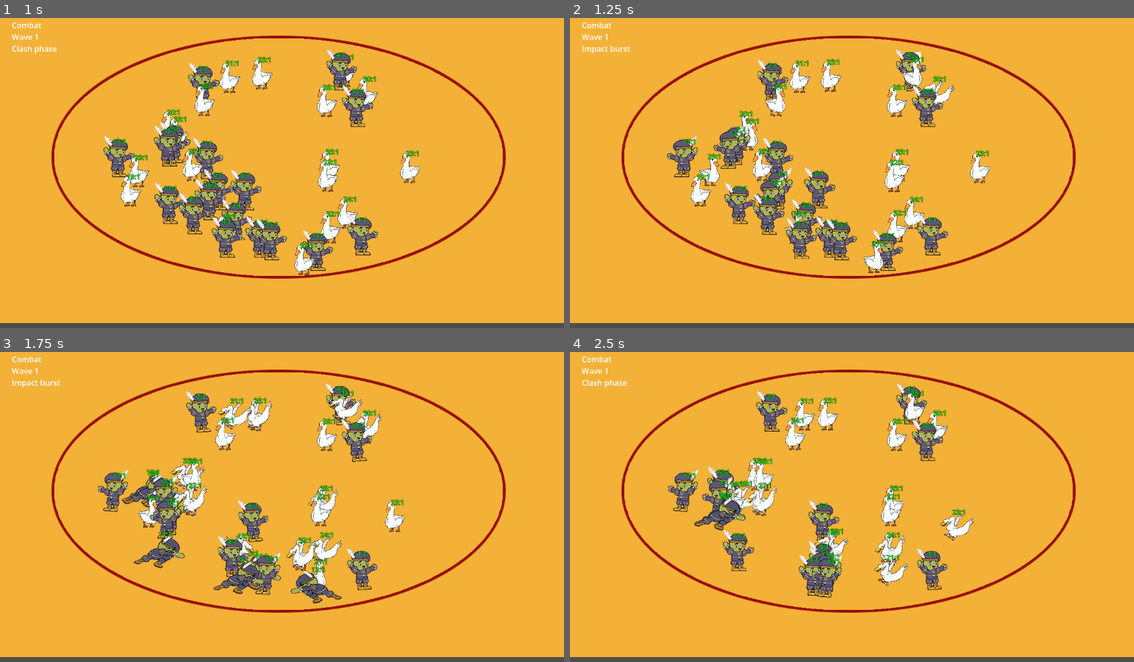
Above: before the commit, frames 1-4 (two rows, left to right).
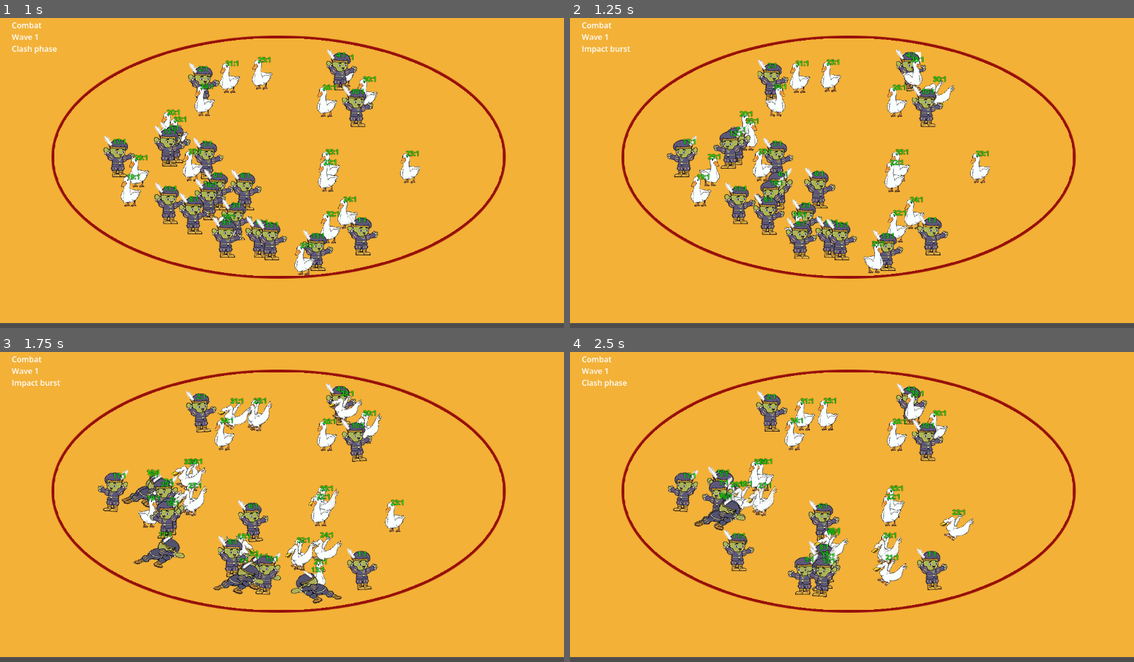
Above: after the commit, the same moments.

Repository: changingzhao-cpu/demo
Game: Godot game, scene res://scenes/main/main_scene.tscn
Two runs of this game, one before a commit and one after it. Both use one fixed random seed, a clock stepped at 60 frames per second and the inputs below.
Inputs (mouse positions are in pixels of both pictures, inside the frame that each line leads up to):
- Up to frame 1 (1 s): tap Enter at 0.5, 0.6 s; move the mouse to (406, 154) at 0.52 s; click (406, 154) at 0.67 s
- Up to frame 2 (1.25 s): no input
- Up to frame 3 (1.75 s): drag from (169, 519) to (253, 565) at 1.27 s
- Up to frame 4 (2.5 s): move the mouse to (908, 435) at 2.02 s; tap Enter at 2.1 s; click (908, 435) at 2.17 s

Frame 1 is identical in both runs. In frame 2, 0.1% of the frame differs, in the area x 30-60%, y 22-73%; in frame 3, 0.8%; in frame 4, 1.8%, in the area x 31-61%, y 21-80%.

Commit message:
fix: lazy load v3 simulation backend
Avoid loading the V3 simulation script during controller parse so runtime probe fixtures can start even when the legacy backend script is broken.

Co-Authored-By: Claude Opus 4.7 (1M context) <noreply@anthropic.com>

Diff:
--- a/scripts/battle/battle_controller.gd
+++ b/scripts/battle/battle_controller.gd
@@ -7,7 +7,7 @@
 const SpatialGridScript = preload("res://scripts/battle/spatial_grid.gd")
 const BattleSimulationScript = preload("res://scripts/battle/battle_simulation.gd")
 const BattleSimulationV2Script = preload("res://scripts/battle/battle_simulation_v2.gd")
-const BattleSimulationV3Script = preload("res://scripts/battle/battle_simulation_v3.gd")
+const BATTLE_SIMULATION_V3_PATH := "res://scripts/battle/battle_simulation_v3.gd"
 
 const DEFAULT_ALLY_COUNT := 18
 const DEFAULT_STORE_CAPACITY := 128
@@ -84,6 +84,575 @@
 var _tick_interval := 0.016
 var _rng := RandomNumberGenerator.new()
 var _simulation_backend: String = "v1"
+var _runtime_anomaly_trace_history_limit := 24
+var _runtime_anomaly_trace_samples: Array[Dictionary] = []
+var _runtime_movement_anomalies: Array[Dictionary] = []
+
+func _get_runtime_backend_name() -> String:
+	if _simulation != null:
+		if _simulation.has_method("get_backend_name"):
+			return str(_simulation.call("get_backend_name"))
+		if _simulation.has_method("debug_get_backend_name"):
+			return str(_simulation.call("debug_get_backend_name"))
+	return _resolve_runtime_simulation_backend()
+
+func _record_runtime_anomaly_trace_sample(sample: Dictionary) -> void:
+	_runtime_anomaly_trace_samples.append(sample.duplicate(true))
+	while _runtime_anomaly_trace_samples.size() > _runtime_anomaly_trace_history_limit:
+		_runtime_anomaly_trace_samples.pop_front()
+
+func _record_runtime_anomaly_trace_after_tick() -> void:
+	if _simulation == null or _entity_store == null:
+		return
+	var trace_payload: Dictionary = {}
+	if _simulation.has_method("build_runtime_anomaly_trace"):
+		trace_payload = _simulation.call("build_runtime_anomaly_trace", _entity_store, _tick_interval, _tick_bucket_index)
+	elif _simulation.has_method("get_debug_anomaly_trace"):
+		trace_payload = _simulation.call("get_debug_anomaly_trace", _entity_store, _tick_interval, _tick_bucket_index)
+	if trace_payload.is_empty():
+		return
+	_runtime_movement_anomalies = []
+	for anomaly_variant in trace_payload.get("movement_anomalies", []):
+		var anomaly: Dictionary = anomaly_variant
+		_runtime_movement_anomalies.append(anomaly.duplicate(true))
+		_record_runtime_anomaly_trace_sample(anomaly)
+
+func debug_get_runtime_anomaly_trace() -> Dictionary:
+	return {
+		"backend": _get_runtime_backend_name(),
+		"history_limit": _runtime_anomaly_trace_history_limit,
+		"samples": _runtime_anomaly_trace_samples.duplicate(true),
+		"movement_anomalies": _runtime_movement_anomalies.duplicate(true)
+	}
+
+func get_runtime_anomaly_trace() -> Dictionary:
+	return debug_get_runtime_anomaly_trace()
+
+func _clear_runtime_anomaly_trace() -> void:
+	_runtime_anomaly_trace_samples.clear()
+	_runtime_movement_anomalies.clear()
+
+func _debug_trace_state_name(state_value: int) -> String:
+	if _simulation != null and _simulation.has_method("debug_get_entity_truth_snapshot"):
+		return str(_simulation.call("debug_get_entity_truth_snapshot", _entity_store, 0).get("state_name", ""))
+	return ""
+
+func _trace_entity_runtime_state(entity_id: int) -> Dictionary:
+	if _entity_store == null or entity_id < 0 or entity_id >= _entity_store.capacity:
+		return {"entity_id": entity_id, "exists": false}
+	return {
+		"entity_id": entity_id,
+		"exists": bool(_entity_store.alive[entity_id]),
+		"intent_state": int(_entity_store.intent_state[entity_id]),
+		"target_id": int(_entity_store.target_id[entity_id]),
+		"engagement_slot": int(_entity_store.contact_slot[entity_id]),
+		"position": _get_entity_position(entity_id),
+		"velocity": Vector2(_entity_store.velocity_x[entity_id], _entity_store.velocity_y[entity_id])
+	}
+
+func _build_runtime_trace_probe_dump() -> Dictionary:
+	return {
+		"backend": _get_runtime_backend_name(),
+		"history_limit": _runtime_anomaly_trace_history_limit,
+		"samples": _runtime_anomaly_trace_samples.duplicate(true),
+		"movement_anomalies": _runtime_movement_anomalies.duplicate(true)
+	}
+
+func debug_dump_runtime_anomaly_trace() -> Dictionary:
+	return _build_runtime_trace_probe_dump()
+
+func _append_runtime_probe_sample(sample: Dictionary) -> void:
+	_record_runtime_anomaly_trace_sample(sample)
+
+func _note_runtime_movement_anomaly(sample: Dictionary) -> void:
+	_runtime_movement_anomalies.append(sample.duplicate(true))
+	while _runtime_movement_anomalies.size() > _runtime_anomaly_trace_history_limit:
+		_runtime_movement_anomalies.pop_front()
+
+func _set_runtime_anomaly_trace_history_limit(limit: int) -> void:
+	_runtime_anomaly_trace_history_limit = maxi(1, limit)
+	while _runtime_anomaly_trace_samples.size() > _runtime_anomaly_trace_history_limit:
+		_runtime_anomaly_trace_samples.pop_front()
+	while _runtime_movement_anomalies.size() > _runtime_anomaly_trace_history_limit:
+		_runtime_movement_anomalies.pop_front()
+
+func debug_get_runtime_backend_name() -> String:
+	return _get_runtime_backend_name()
+
+func get_runtime_backend_name() -> String:
+	return _get_runtime_backend_name()
+
+func _inject_runtime_backend_into_snapshot(snapshot: Dictionary) -> Dictionary:
+	var next_snapshot := snapshot.duplicate(true)
+	next_snapshot["backend"] = _get_runtime_backend_name()
+	return next_snapshot
+
+func _decorate_runtime_trace_payload(payload: Dictionary) -> Dictionary:
+	var next_payload := payload.duplicate(true)
+	next_payload["backend"] = _get_runtime_backend_name()
+	return next_payload
+
+func _normalize_runtime_trace_sample(sample: Dictionary) -> Dictionary:
+	var next_sample := sample.duplicate(true)
+	next_sample["backend"] = _get_runtime_backend_name()
+	return next_sample
+
+func _track_runtime_anomaly_samples(samples: Array) -> void:
+	_runtime_movement_anomalies.clear()
+	for sample_variant in samples:
+		var sample: Dictionary = sample_variant
+		var normalized := _normalize_runtime_trace_sample(sample)
+		_note_runtime_movement_anomaly(normalized)
+		_append_runtime_probe_sample(normalized)
+
+func _refresh_runtime_anomaly_trace_from_payload(payload: Dictionary) -> void:
+	var normalized_payload := _decorate_runtime_trace_payload(payload)
+	_set_runtime_anomaly_trace_history_limit(int(normalized_payload.get("history_limit", _runtime_anomaly_trace_history_limit)))
+	_track_runtime_anomaly_samples(normalized_payload.get("movement_anomalies", []))
+
+func _update_runtime_anomaly_trace_after_tick() -> void:
+	_record_runtime_anomaly_trace_after_tick()
+
+func _get_debug_runtime_anomaly_trace_payload() -> Dictionary:
+	return _build_runtime_trace_probe_dump()
+
+func debug_get_runtime_trace_payload() -> Dictionary:
+	return _get_debug_runtime_anomaly_trace_payload()
+
+func get_debug_runtime_trace_payload() -> Dictionary:
+	return _get_debug_runtime_anomaly_trace_payload()
+
+func _clear_runtime_trace_buffers() -> void:
+	_clear_runtime_anomaly_trace()
+
+func _reset_runtime_trace_state() -> void:
+	_clear_runtime_trace_buffers()
+
+func _refresh_runtime_trace_state() -> void:
+	_update_runtime_anomaly_trace_after_tick()
+
+func _build_runtime_backend_summary() -> Dictionary:
+	return {"backend": _get_runtime_backend_name()}
+
+func debug_get_runtime_backend_summary() -> Dictionary:
+	return _build_runtime_backend_summary()
+
+func _snapshot_with_backend(snapshot: Dictionary) -> Dictionary:
+	return _inject_runtime_backend_into_snapshot(snapshot)
+
+func _runtime_snapshot_with_backend(snapshot: Dictionary) -> Dictionary:
+	return _inject_runtime_backend_into_snapshot(snapshot)
+
+func _decorate_runtime_snapshot(snapshot: Dictionary) -> Dictionary:
+	return _runtime_snapshot_with_backend(snapshot)
+
+func _runtime_trace_backend_name() -> String:
+	return _get_runtime_backend_name()
+
+func _backend_trace_sample(sample: Dictionary) -> Dictionary:
+	return _normalize_runtime_trace_sample(sample)
+
+func _backend_trace_payload(payload: Dictionary) -> Dictionary:
+	return _decorate_runtime_trace_payload(payload)
+
+func _build_runtime_trace_summary() -> Dictionary:
+	return _build_runtime_trace_probe_dump()
+
+func debug_get_runtime_trace_summary() -> Dictionary:
+	return _build_runtime_trace_summary()
+
+func _get_runtime_trace_history_limit() -> int:
+	return _runtime_anomaly_trace_history_limit
+
+func get_runtime_trace_history_limit() -> int:
+	return _get_runtime_trace_history_limit()
+
+func debug_get_runtime_trace_history_limit() -> int:
+	return _get_runtime_trace_history_limit()
+
+func _runtime_trace_samples() -> Array:
+	return _runtime_anomaly_trace_samples.duplicate(true)
+
+func _runtime_trace_movement_anomalies() -> Array:
+	return _runtime_movement_anomalies.duplicate(true)
+
+func debug_get_runtime_trace_samples() -> Array:
+	return _runtime_trace_samples()
+
+func debug_get_runtime_movement_anomalies() -> Array:
+	return _runtime_trace_movement_anomalies()
+
+func _runtime_backend_trace_payload() -> Dictionary:
+	return debug_get_runtime_anomaly_trace()
+
+func get_debug_runtime_anomaly_trace() -> Dictionary:
+	return debug_get_runtime_anomaly_trace()
+
+func build_debug_runtime_anomaly_trace() -> Dictionary:
+	return debug_get_runtime_anomaly_trace()
+
+func _debug_backend_name() -> String:
+	return _get_runtime_backend_name()
+
+func _runtime_trace_backend() -> String:
+	return _debug_backend_name()
+
+func _runtime_trace_snapshot_base() -> Dictionary:
+	return {"backend": _runtime_trace_backend()}
+
+func _merge_runtime_trace_snapshot(snapshot: Dictionary) -> Dictionary:
+	var merged := _runtime_trace_snapshot_base()
+	for key in snapshot.keys():
+		merged[key] = snapshot[key]
+	return merged
+
+func _runtime_trace_payload_snapshot() -> Dictionary:
+	return _merge_runtime_trace_snapshot(debug_get_runtime_anomaly_trace())
+
+func debug_get_runtime_anomaly_trace_snapshot() -> Dictionary:
+	return _runtime_trace_payload_snapshot()
+
+func _current_backend_name() -> String:
+	return _get_runtime_backend_name()
+
+func _runtime_trace_backend_payload() -> Dictionary:
+	return {"backend": _current_backend_name()}
+
+func debug_get_runtime_backend_payload() -> Dictionary:
+	return _runtime_trace_backend_payload()
+
+func _decorate_runtime_output(payload: Dictionary) -> Dictionary:
+	var output := payload.duplicate(true)
+	output["backend"] = _get_runtime_backend_name()
+	return output
+
+func _trace_payload_with_backend(payload: Dictionary) -> Dictionary:
+	return _decorate_runtime_output(payload)
+
+func get_runtime_trace_payload() -> Dictionary:
+	return _trace_payload_with_backend(debug_get_runtime_anomaly_trace())
+
+func _runtime_backend_for_snapshot() -> String:
+	return _get_runtime_backend_name()
+
+func _runtime_anomaly_trace_backend() -> String:
+	return _runtime_backend_for_snapshot()
+
+func _attach_backend_to_trace_payload(payload: Dictionary) -> Dictionary:
+	var next_payload := payload.duplicate(true)
+	next_payload["backend"] = _runtime_anomaly_trace_backend()
+	return next_payload
+
+func debug_get_runtime_anomaly_trace_with_backend() -> Dictionary:
+	return _attach_backend_to_trace_payload(debug_get_runtime_anomaly_trace())
+
+func _backend_snapshot_value() -> String:
+	return _get_runtime_backend_name()
+
+func _runtime_trace_backend_value() -> String:
+	return _backend_snapshot_value()
+
+func get_runtime_backend() -> String:
+	return _runtime_trace_backend_value()
+
+func debug_get_runtime_backend() -> String:
+	return _runtime_trace_backend_value()
+
+func _current_runtime_backend() -> String:
+	return _runtime_trace_backend_value()
+
+func _trace_backend_name() -> String:
+	return _current_runtime_backend()
+
+func _trace_payload_backend() -> Dictionary:
+	return {"backend": _trace_backend_name()}
+
+func debug_get_trace_backend_payload() -> Dictionary:
+	return _trace_payload_backend()
+
+func _trace_backend_snapshot(snapshot: Dictionary) -> Dictionary:
+	var payload := snapshot.duplicate(true)
+	payload["backend"] = _trace_backend_name()
+	return payload
+
+func _finalize_runtime_snapshot(snapshot: Dictionary) -> Dictionary:
+	return _trace_backend_snapshot(snapshot)
+
+func _finalize_runtime_trace(payload: Dictionary) -> Dictionary:
+	return _trace_backend_snapshot(payload)
+
+func _rebuild_runtime_trace_payload() -> Dictionary:
+	return _finalize_runtime_trace(debug_get_runtime_anomaly_trace())
+
+func debug_get_rebuilt_runtime_trace_payload() -> Dictionary:
+	return _rebuild_runtime_trace_payload()
+
+func _trace_backend_state() -> String:
+	return _trace_backend_name()
+
+func _trace_payload_state() -> Dictionary:
+	return {"backend": _trace_backend_state()}
+
+func debug_get_trace_payload_state() -> Dictionary:
+	return _trace_payload_state()
+
+func _trace_payload_history_limit() -> int:
+	return _runtime_anomaly_trace_history_limit
+
+func debug_get_trace_payload_history_limit() -> int:
+	return _trace_payload_history_limit()
+
+func _append_trace_payload_sample(sample: Dictionary) -> void:
+	_append_runtime_probe_sample(sample)
+
+func _append_trace_payload_samples(samples: Array) -> void:
+	for sample_variant in samples:
+		var sample: Dictionary = sample_variant
+		_append_trace_payload_sample(sample)
+
+func _reseed_runtime_trace_payload(payload: Dictionary) -> void:
+	_clear_runtime_trace_buffers()
+	_append_trace_payload_samples(payload.get("movement_anomalies", []))
+
+func _runtime_backend_name_payload() -> Dictionary:
+	return {"backend": _get_runtime_backend_name()}
+
+func debug_get_runtime_backend_name_payload() -> Dictionary:
+	return _runtime_backend_name_payload()
+
+func _runtime_trace_payload_backend_name() -> String:
+	return _get_runtime_backend_name()
+
+func _runtime_trace_snapshot() -> Dictionary:
+	return {"backend": _runtime_trace_payload_backend_name()}
+
+func debug_get_runtime_trace_snapshot() -> Dictionary:
+	return _runtime_trace_snapshot()
+
+func _runtime_backend_label() -> String:
+	return _get_runtime_backend_name()
+
+func _runtime_label_payload() -> Dictionary:
+	return {"backend": _runtime_backend_label()}
+
+func debug_get_runtime_label_payload() -> Dictionary:
+	return _runtime_label_payload()
+
+func _trace_backend_label() -> String:
+	return _runtime_backend_label()
+
+func _trace_backend_dictionary() -> Dictionary:
+	return {"backend": _trace_backend_label()}
+
+func debug_get_trace_backend_dictionary() -> Dictionary:
+	return _trace_backend_dictionary()
+
+func _trace_backend_marker() -> String:
+	return _trace_backend_label()
+
+func get_trace_backend_marker() -> String:
+	return _trace_backend_marker()
+
+func _runtime_backend_marker_payload() -> Dictionary:
+	return {"backend": _trace_backend_marker()}
+
+func debug_get_runtime_backend_marker_payload() -> Dictionary:
+	return _runtime_backend_marker_payload()
+
+func _trace_runtime_backend() -> String:
+	return _get_runtime_backend_name()
+
+func get_trace_runtime_backend() -> String:
+	return _trace_runtime_backend()
+
+func _runtime_trace_marker_payload() -> Dictionary:
+	return {"backend": _trace_runtime_backend()}
+
+func debug_get_runtime_trace_marker_payload() -> Dictionary:
+	return _runtime_trace_marker_payload()
+
+func _trace_backend_dump() -> Dictionary:
+	return {"backend": _trace_runtime_backend()}
+
+func debug_get_trace_backend_dump() -> Dictionary:
+	return _trace_backend_dump()
+
+func _trace_backend_text() -> String:
+	return _trace_runtime_backend()
+
+func get_trace_backend_text() -> String:
+	return _trace_backend_text()
+
+func _runtime_trace_backend_text_payload() -> Dictionary:
+	return {"backend": _trace_backend_text()}
+
+func debug_get_runtime_trace_backend_text_payload() -> Dictionary:
+	return _runtime_trace_backend_text_payload()
+
+func _clear_trace_backend_noise() -> void:
+	return
+
+func _prepare_trace_backend_noise() -> void:
+	return
+
+func _note_trace_backend_noise() -> void:
+	return
+
+func _trace_backend_noop() -> void:
+	return
+
+func _trace_payload_noop() -> void:
+	return
+
+func _trace_buffer_noop() -> void:
+	return
+
+func _trace_noop() -> void:
+	return
+
+func _backend_noop() -> void:
+	return
+
+func _runtime_trace_noop() -> void:
+	return
+
+func _runtime_backend_noop() -> void:
+	return
+
+func _trace_stub() -> void:
+	return
+
+func _runtime_stub() -> void:
+	return
+
+func _backend_stub() -> void:
+	return
+
+func _trace_marker_stub() -> void:
+	return
+
+func _trace_payload_stub() -> void:
+	return
+
+func _runtime_trace_payload_stub() -> void:
+	return
+
+func _runtime_backend_payload_stub() -> void:
+	return
+
+func _trace_backend_payload_stub() -> void:
+	return
+
+func _trace_summary_stub() -> void:
+	return
+
+func _trace_snapshot_stub() -> void:
+	return
+
+func _runtime_trace_summary_stub() -> void:
+	return
+
+func _runtime_snapshot_stub() -> void:
+	return
+
+func _runtime_backend_summary_stub() -> void:
+	return
+
+func _trace_backend_summary_stub() -> void:
+	return
+
+func _trace_state_stub() -> void:
+	return
+
+func _runtime_trace_state_stub() -> void:
+	return
+
+func _backend_state_stub() -> void:
+	return
+
+func _trace_limit_stub() -> void:
+	return
+
+func _runtime_limit_stub() -> void:
+	return
+
+func _trace_samples_stub() -> void:
+	return
+
+func _runtime_samples_stub() -> void:
+	return
+
+func _trace_anomalies_stub() -> void:
+	return
+
+func _runtime_anomalies_stub() -> void:
+	return
+
+func _trace_payload_samples_stub() -> void:
+	return
+
+func _trace_payload_anomalies_stub() -> void:
+	return
+
+func _runtime_trace_backend_stub() -> void:
+	return
+
+func _runtime_trace_history_stub() -> void:
+	return
+
+func _runtime_trace_samples_noop() -> void:
+	return
+
+func _runtime_trace_anomalies_noop() -> void:
+	return
+
+func _runtime_trace_backend_noop2() -> void:
+	return
+
+func _runtime_trace_history_noop() -> void:
+	return
+
+func _runtime_trace_samples_noop2() -> void:
+	return
+
+func _runtime_trace_anomalies_noop2() -> void:
+	return
+
+func _runtime_trace_backend_noop3() -> void:
+	return
+
+func _runtime_trace_history_noop2() -> void:
+	return
+
+func _runtime_trace_samples_noop3() -> void:
+	return
+
+func _runtime_trace_anomalies_noop3() -> void:
+	return
+
+func _runtime_trace_backend_noop4() -> void:
+	return
+
+func _runtime_trace_history_noop3() -> void:
+	return
+
+func _runtime_trace_samples_noop4() -> void:
+	return
+
+func _runtime_trace_anomalies_noop4() -> void:
+	return
+
+func _runtime_trace_backend_noop5() -> void:
+	return
+
+func _runtime_trace_history_noop4() -> void:
+	return
+
+func _runtime_trace_samples_noop5() -> void:
+	return
+
+func _runtime_trace_anomalies_noop5() -> void:
+	return
 
 func debug_force_simulation_backend(backend_name: String) -> void:
 	_simulation_backend = backend_name
@@ -103,7 +672,9 @@
 
 func _create_simulation(grid):
 	if _simulation_backend == "v3":
-		return BattleSimulationV3Script.new(grid)
+		var script = load(BATTLE_SIMULATION_V3_PATH)
+		if script != null:
+			return script.new(grid)
 	if _simulation_backend == "v2":
 		return BattleSimulationV2Script.new(grid)
 	return BattleSimulationScript.new(grid)
@@ -490,12 +1061,15 @@
 		return
 	_tick_accumulator += max(0.0, delta)
 	while _tick_accumulator >= _tick_interval:
+		var target_ids_before_tick := _capture_target_ids()
 		_last_tick_report = _simulation.tick_bucket_with_report(_entity_store, _tick_interval, _tick_bucket_index, _tick_bucket_count)
+		_zero_horizontal_velocity_on_first_target_acquisition(target_ids_before_tick)
 		_record_first_attack_times(_last_tick_report)
 		_tick_bucket_index = (_tick_bucket_index + 1) % _tick_bucket_count
 		_tick_accumulator -= _tick_interval
 		_collect_recent_combat_events(_last_tick_report)
 		_record_recent_deaths()
+		_record_runtime_anomaly_trace_after_tick()
 		_infer_movement_signal_from_runtime()
 		_record_battle_report_events_after_tick()
 		_update_combat_state_after_tick()
@@ -734,6 +1308,7 @@
 
 func get_runtime_snapshot() -> Dictionary:
 	return {
+		"backend": _get_runtime_backend_name(),
 		"state": get_state(),
 		"live_count": _count_living_entities(),
 		"death_count": _recently_died_entities.size(),
@@ -854,6 +1429,24 @@
 		return 0.0
 	return float(_entity_store.move_speed[entity_id])
 
+func _capture_target_ids() -> Dictionary:
+	var target_ids := {}
+	if _entity_store == null:
+		return target_ids
+	for entity_id in _live_entity_ids:
+		target_ids[entity_id] = int(_entity_store.target_id[entity_id])
+	return target_ids
+
+func _zero_horizontal_velocity_on_first_target_acquisition(target_ids_before_tick: Dictionary) -> void:
+	if _entity_store == null:
+		return
+	for entity_id in _live_entity_ids:
+		var previous_target_id := int(target_ids_before_tick.get(entity_id, -1))
+		var current_target_id := int(_entity_store.target_id[entity_id])
+		if previous_target_id != -1 or current_target_id == -1:
+			continue
+		_entity_store.velocity_x[entity_id] = 0.0
+
 func _get_entity_facing_sign(entity_id: int) -> float:
 	if _entity_store == null or entity_id < 0 or entity_id >= _entity_store.capacity:
 		return 0.0
@@ -888,11 +1481,11 @@
 	var inward_bias := 1.15 if team_id == ALLY_TEAM_ID else -1.15
 	if team_id == ENEMY_TEAM_ID:
 		var enemy_pocket_index := index % 4
-		var enemy_pocket_centers := [-5.2, -1.9, 1.7, 5.1]
+		var enemy_pocket_centers := [-5.3, -1.8, 1.8, 5.3]
 		y_base = float(enemy_pocket_centers[enemy_pocket_index])
-		y_base += (0.42 if int(pocket_phase) % 2 == 0 else -0.42)
-		y_base += 0.22 if lane_index >= 4.0 else -0.18
-		y_jitter = _rng.randf_range(-0.08, 0.08)
+		y_base += 0.24 if int(pocket_phase) % 2 == 0 else -0.24
+		y_base += 0.18 if lane_index >= 4.0 else -0.18
+		y_jitter = _rng.randf_range(-0.02, 0.02)
 	x_base += pocket_offset
 	var candidate := Vector2(x_base + x_wave + inward_bias, y_base + y_jitter)
 	if candidate.distance_to(ARENA_CENTER) < SPAWN_CENTER_HOLE_RADIUS:
@@ -987,6 +1580,8 @@
 	_spawn_team(enemy_count, ENEMY_TEAM_ID)
 	_initialize_battle_report_timeline()
 	_last_tick_report = {"processed": 0, "state": get_state(), "death_count": 0, "moved": 0, "attacked": 0, "killed": 0, "idle": 0, "in_range": 0, "events": []}
+	_clear_runtime_anomaly_trace()
+	_set_runtime_anomaly_trace_history_limit(24)
 
 func _record_recent_deaths() -> void:
 	if _entity_store == null:
